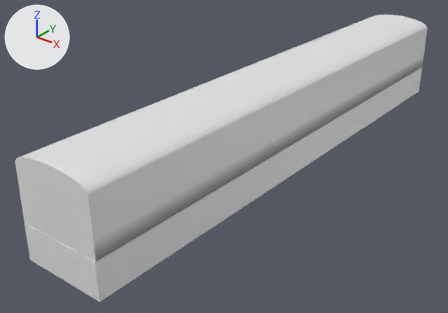
Renders of the glTF model mini-japanrail-3d/models/jr-east-485/car1.glb from each side of a commit.
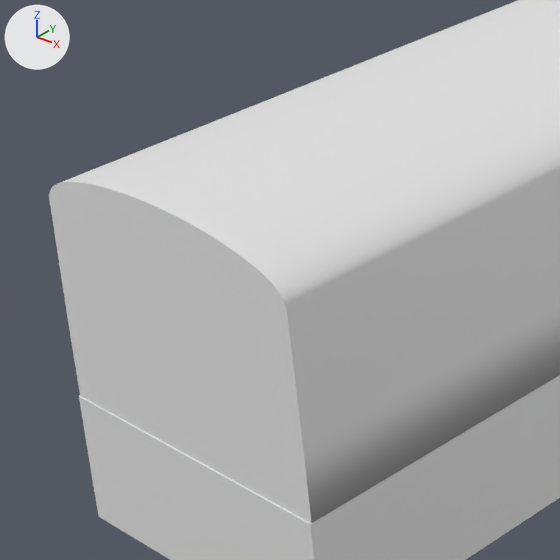
There are two pictures of each version: one whole from a 50 mm lens placed at (11.95, -7.99, 10.34), pointed at (-1.09, 8.31, 0.23), one close up on the part from 0% to 38% of the width and 32% to 87% of the height. Arrows for +X, +Y and +Z are at upper left; the lights stay in place. The older version's two pictures come first. Materials are left out; every surface is plain grey. Vertices at exactly the same position are counted once.

The older version as bpy lines, for what is in view:
```python
me_jr_east_485_car1 = bpy.data.meshes.new('jr-east-485-car1')
me_jr_east_485_car1.from_pydata(...)  # 5573 vertices, 11126 faces; spans x -1.5..1.5, y 0.0..20.3, z 0.0..3.5
me_jr_east_485_car1.materials.append(mat_sidel)
me_jr_east_485_car1.materials.append(mat_roof)
me_jr_east_485_car1.materials.append(mat_sider)
me_jr_east_485_car1.materials.append(mat_dark)
me_jr_east_485_car1.materials.append(mat_front)
me_jr_east_485_car1.materials.append(mat_end1)
me_jr_east_485_car1.materials.append(mat_under)
me_jr_east_485_car1.materials.append(mat_skirt_cab1)
me_jr_east_485_car1.materials.append(mat_skirt_gang1_f)
ob_jr_east_485_car1 = bpy.data.objects.new('jr-east-485-car1', me_jr_east_485_car1)
ob_jr_east_485_car1.location = (0.0, 0.0, 0.0)
```
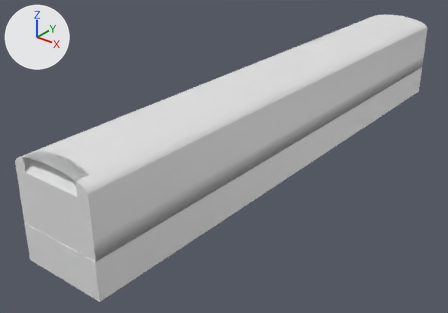
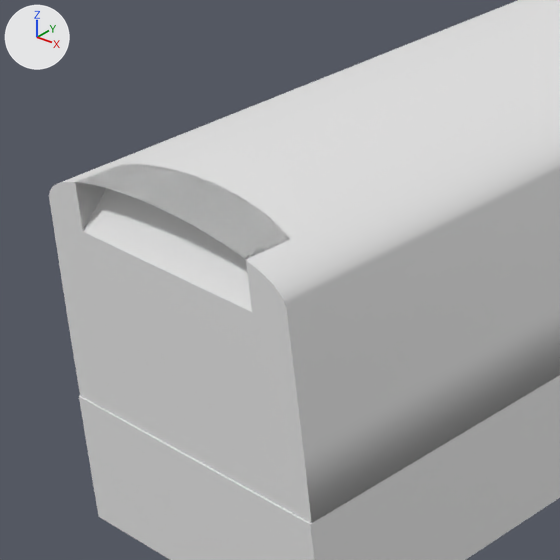
Changed parts and their boxes (x1, y1, x2, y2) in the close-ups (560 x 560 px):
part 1 of me_jr_east_485_car1, cut back
    before: (49, 177, 312, 524)
    after: (49, 164, 312, 524)

The change, as a diff of the scene's bpy script:
```diff
--- a/mini-japanrail-3d/models/jr-east-485/car1.glb.py
+++ b/mini-japanrail-3d/models/jr-east-485/car1.glb.py
@@ me_jr_east_485_car1 @@
 # used by ob_jr_east_485_car1; location = (0.0, 0.0, 0.0)
-me_jr_east_485_car1.from_pydata(...)  # 5573 vertices, 11126 faces; spans x -1.5..1.5, y 0.0..20.3, z 0.0..3.5
+me_jr_east_485_car1.from_pydata(...)  # 5590 vertices, 11158 faces; spans x -1.5..1.5, y 0.0..20.3, z 0.0..3.5
+# me_jr_east_485_car1 part 1
+# 1 vertex is removed from x 0.0, y 0.0, z 3.0
+# 42 faces are deleted
+# 10 vertices are added at x -1.0..1.0, y 0.0..0.5, z 2.9..3.5
+# 8 new vertices lie (0.0, 0.5, 0.0) away from vertices in x -0.8..0.8, y 0.0, z 3.4..3.5
+# 74 new faces join them
```
